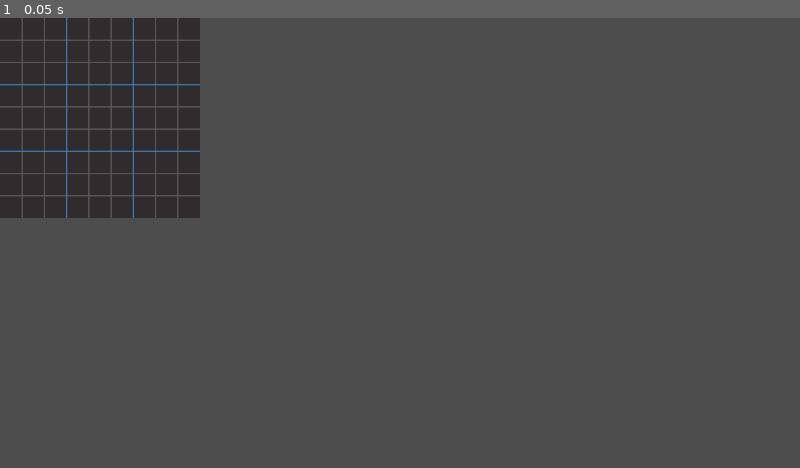
Above: before the commit, frame 1.
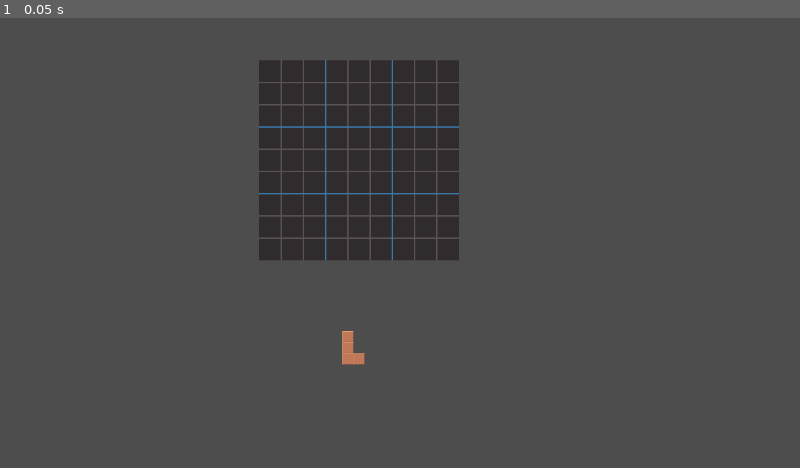
Above: after the commit, the same moment.

Repository: eSDelit/BreakDoku2
Game: Godot game, scene res://tests/test_board.tscn
Two runs of this game, one before a commit and one after it. Both use one fixed random seed, a clock stepped at 60 frames per second and the inputs below. The project has no main scene, so this scene is started directly.
Inputs:
- Up to frame 1 (0.05 s): no input

The runs differ from the first frame. In frame 1, 20% of the frame differs, in the area x 0-58%, y 0-78%.

Commit message:
set_block() in board

Diff:
--- a/board/board.gd
+++ b/board/board.gd
@@ -1,12 +1,22 @@
 class_name Board
 extends TileMapLayer
 
-class ScoreField:
-	var blocked: int
-	var group: Array[ScoreField]
+class BlockSensor:
+	var blocked: bool
+	var layers: Array[TileMapLayer]
 
-@onready var score_maps = get_children()
-var score_map: Dictionary = {}
+	func _init(blocked: bool, layers: Array[TileMapLayer]) -> void:
+		self.blocked = blocked
+		self.layers = layers
+
+	func _to_string() -> String:
+		return str(blocked, " ", str(layers))
+
+
+var block_sensor_from_cell: Dictionary = {}
+
+func _ready() -> void:
+	make_score_map()
 
 func drop_shape(shape: Shape):
 	var loc = to_local(shape.position)
@@ -15,8 +25,20 @@
 		return
 	shape.position = map_to_local(cell) + position
 	shape.grabbable = false
+	for block in shape.blocks:
+		set_block(block)
 
-func make_scores():
-	for layer in score_maps:
-		var tile_map_layer: TileMapLayer = layer
-		var cells = tile_map_layer.get_used_cells()
+func make_score_map():
+	for cell in get_used_cells():
+		var layers: Array[TileMapLayer] = []
+		for layer: TileMapLayer in get_children():
+			if layer.get_cell_tile_data(cell) != null:
+				layers.append(layer)
+		var block_sensor: BlockSensor = BlockSensor.new(false, layers)
+		block_sensor_from_cell.get_or_add(cell, block_sensor)
+
+func set_block(block: Block):
+	var cell = local_to_map((block.position))
+	var block_sensor: BlockSensor = block_sensor_from_cell[cell]
+	block_sensor.blocked = true
+	print(block_sensor_from_cell[cell])
--- a/tests/test_board.gd
+++ b/tests/test_board.gd
@@ -1,9 +1,21 @@
 extends Node2D
 
+var frame: int = 0
 @onready var board: Board = $Board
+@onready var l_shape: Shape = $LShape
 
 # Called when the node enters the scene tree for the first time.
 func _ready() -> void:
-	for node in board.score_maps:
-		var map: TileMapLayer = node
-		print(map.get_used_cells())
+	print(board.block_sensor_from_cell)
+	print()
+
+func _on_l_shape_released(shape: Shape) -> void:
+	board.drop_shape(shape)
+
+func _input(event: InputEvent) -> void:
+	if event is InputEventMouseButton:
+		if event.pressed and event.button_index == MOUSE_BUTTON_RIGHT:
+			if frame == 8:
+				return
+			frame += 1
+			l_shape.set_frame(frame)
--- a/tests/test_board.tscn
+++ b/tests/test_board.tscn
@@ -1,9 +1,16 @@
-[gd_scene load_steps=3 format=3 uid="uid://bc53a1151tilv"]
+[gd_scene load_steps=4 format=3 uid="uid://bc53a1151tilv"]
 
 [ext_resource type="PackedScene" uid="uid://b5cpfdm3mcugo" path="res://board/board.tscn" id="1_fypgv"]
 [ext_resource type="Script" path="res://tests/test_board.gd" id="1_mnkdr"]
+[ext_resource type="PackedScene" uid="uid://bnu6iyfax87ng" path="res://shapes/l_shape.tscn" id="3_qaw2l"]
 
 [node name="TestBoard" type="Node2D"]
 script = ExtResource("1_mnkdr")
 
 [node name="Board" parent="." instance=ExtResource("1_fypgv")]
+position = Vector2(373, 61)
+
+[node name="LShape" parent="." instance=ExtResource("3_qaw2l")]
+position = Vector2(501, 459)
+
+[connection signal="released" from="LShape" to="." method="_on_l_shape_released"]
